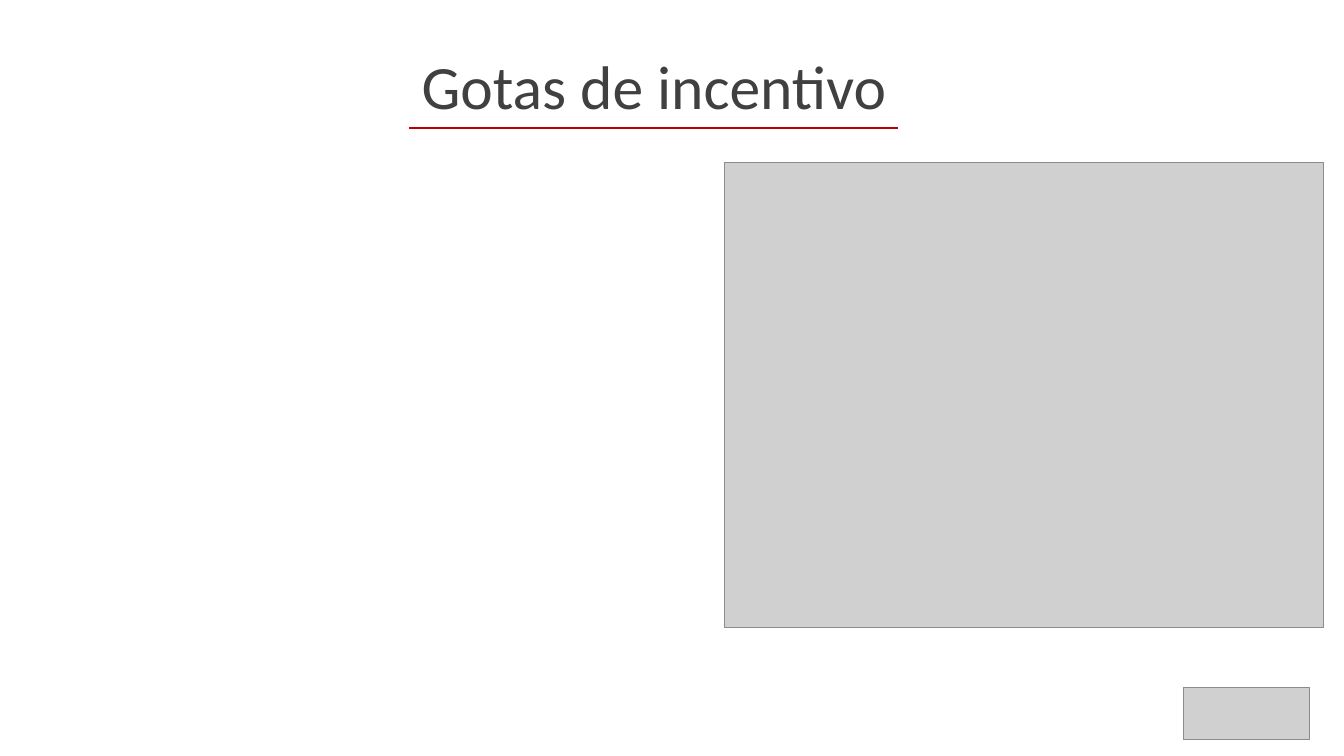
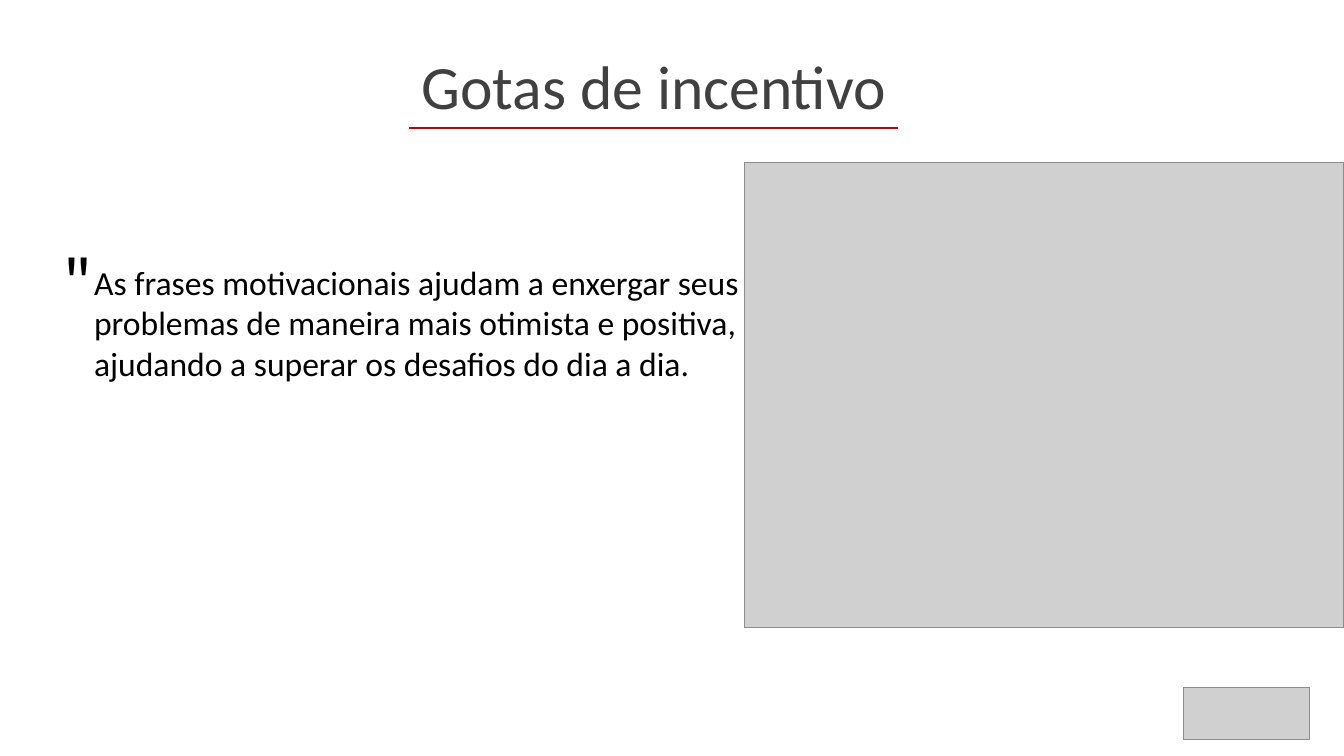
Before and after one commit to BandTec/grupo-07-adsa-20201, a slide deck: slide 7 of Documentação/Slide Final.pptx. Drawn at 1344x756 pixels with LibreOffice and Linux fonts; fonts in the diff are those of the drawing; grey boxes stand for pictures. Boxes give left, top, right and bottom in pixels: in the first picture for what was removed or moved away, otherwise in the second. Text is boxed around its words. In the diff, an @@ line names an element or a change of style, - is before the commit and + after.

Commit message:
att slide

```diff
--- a/Documentação/Slide Final.pptx
+++ b/Documentação/Slide Final.pptx
@@ picture: place and size @@
-picture at <box>725,162,1324,628</box>
+picture at <box>745,162,1344,628</box>
@@ text added at <box>0,212,357,358</box>, 44 pt, text #000000 @@
+"
@@ text added at <box>94,271,739,382</box>, 24 pt, text #000000 @@
+As frases motivacionais ajudam a enxergar seus problemas de maneira mais otimista e positiva, ajudando a superar os desafios do dia a dia.
```
